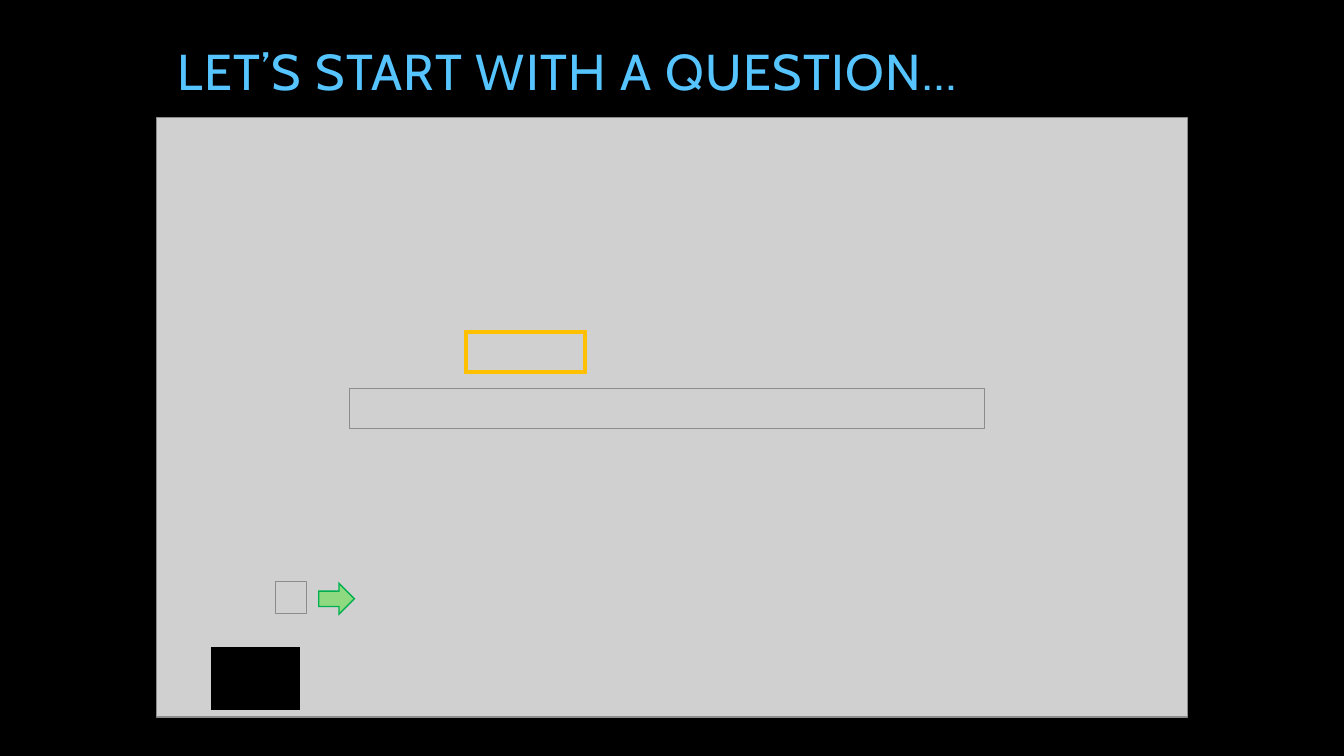
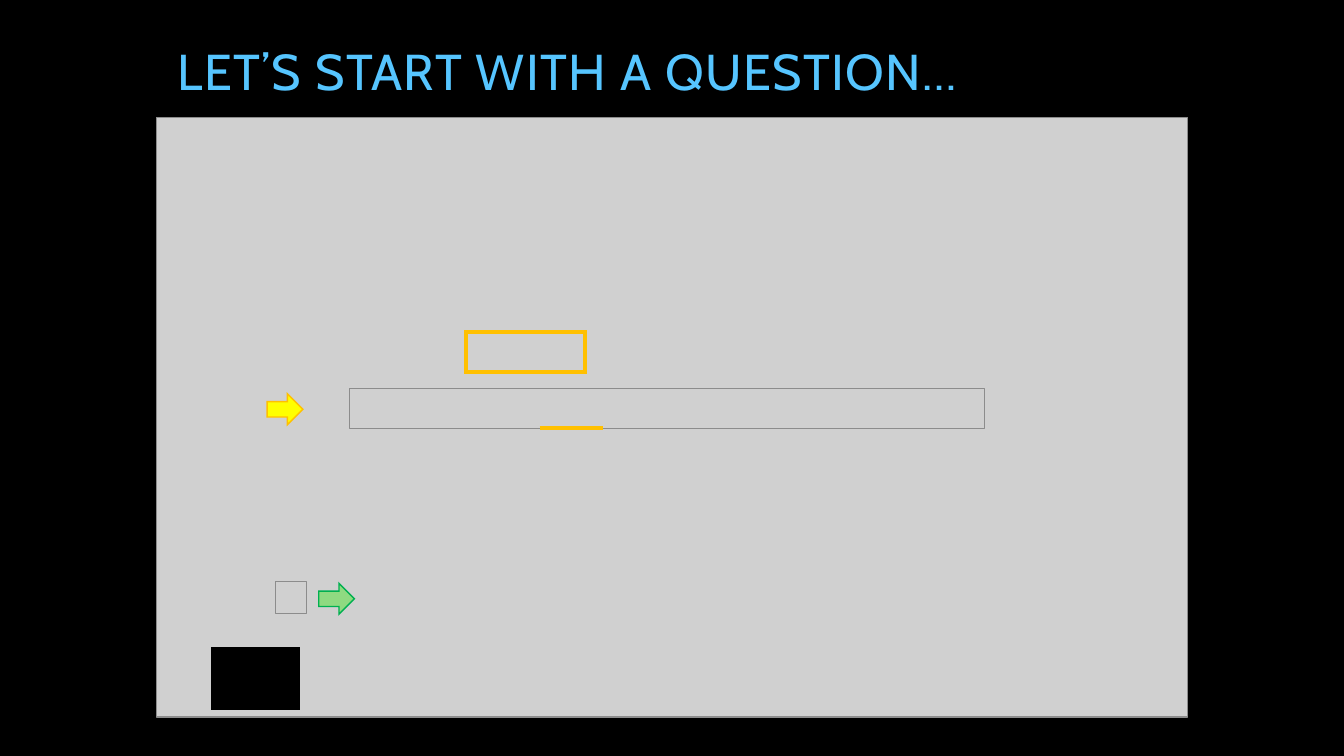
Before and after one commit to tpierrain/talk-AsyncAwait, a slide deck: slide 14 of AsyncAwait...ohWait.pptx (slide 13 before the commit). Drawn at 1344x756 pixels with LibreOffice and Linux fonts; fonts in the diff are those of the drawing; grey boxes stand for pictures; background and template pictures are left out. Boxes give left, top, right and bottom in pixels: in the first picture for what was removed or moved away, otherwise in the second. Text is boxed around its words. In the diff, an @@ line names an element or a change of style, - is before the commit and + after.

```diff
--- a/AsyncAwait...ohWait.pptx
+++ b/AsyncAwait...ohWait.pptx
@@ right arrow added at [267, 394, 302, 425], fill #FFFF00, outline #FFC000 1 pt @@
@@ line added from (539, 427) to (603, 427), #FFC000 2.75 pt @@
```
Also in this commit, not shown: 11 other slides changed, 3 slides added.
